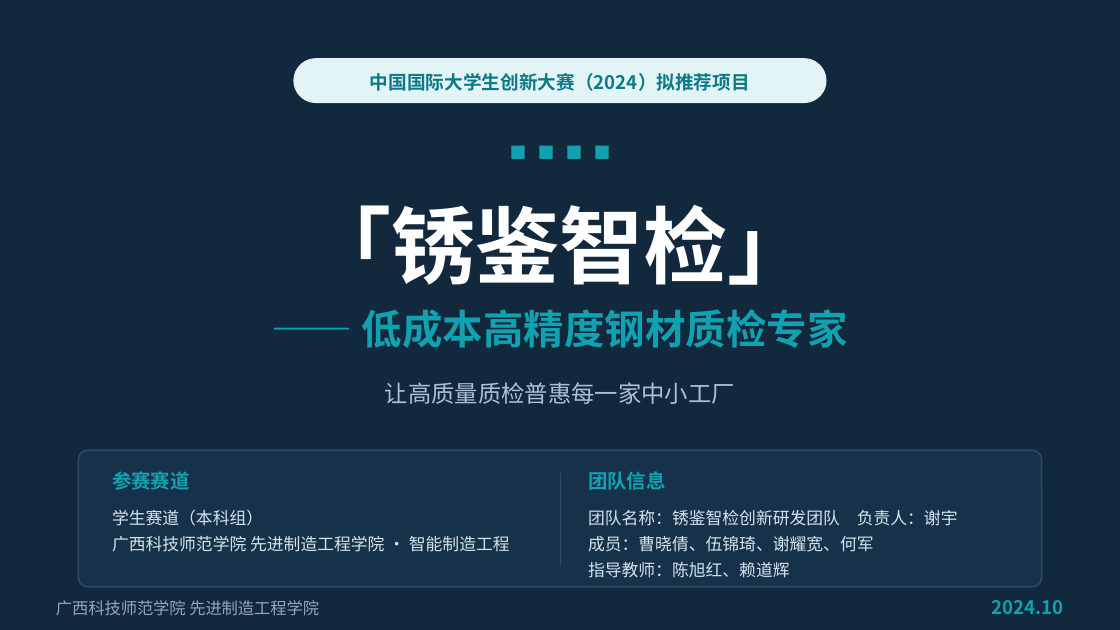
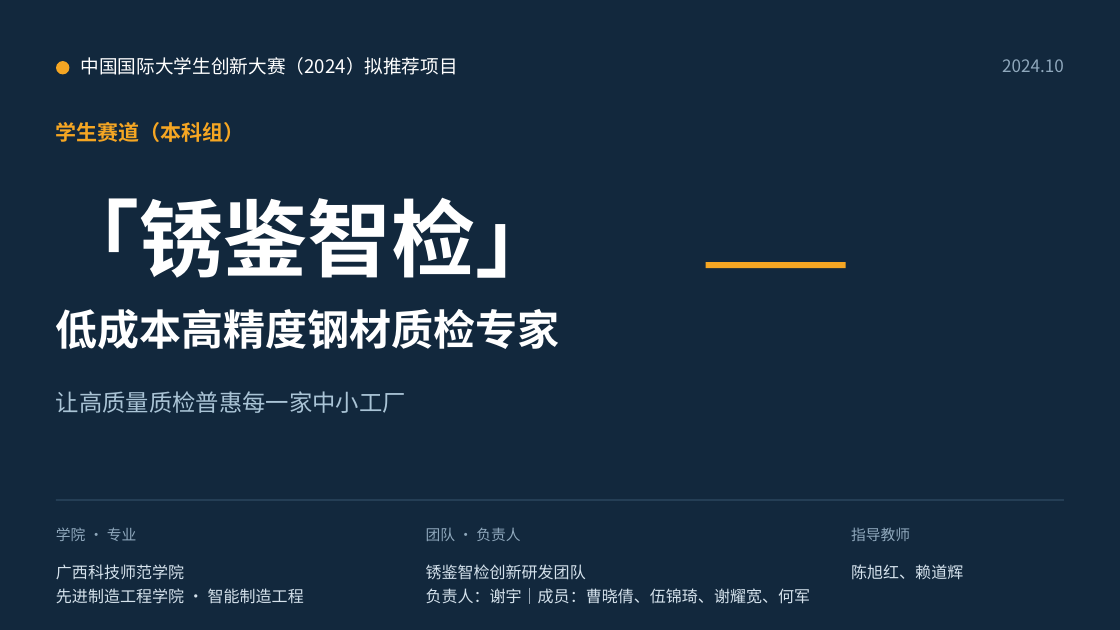
Before and after one commit to hj54579/hejing-skil, a slide deck: slide 1 of deck/锈鉴智检-低成本高精度钢材质检专家.pptx. Drawn at 1120x630 pixels with LibreOffice and Linux fonts; fonts in the diff are those of the drawing. Boxes give left, top, right and bottom in pixels: in the first picture for what was removed or moved away, otherwise in the second. Text is boxed around its words. In the diff, an @@ line names an element or a change of style, - is before the commit and + after.

```diff
--- a/deck/锈鉴智检-低成本高精度钢材质检专家.pptx
+++ b/deck/锈鉴智检-低成本高精度钢材质检专家.pptx
@@ text "中国国际大学生创新大赛（2024）拟推荐项目": place and size @@
-text "中国国际大学生创新大赛（2024）拟推荐项目" at (370, 73, 750, 91)
+text "中国国际大学生创新大赛（2024）拟推荐项目" at (81, 57, 458, 75)
@@ text "中国国际大学生创新大赛（2024）拟推荐项目" at (81, 57, 458, 75): text colour #0B7A86 to #FFFFFF, bold off; alignment centre to left; vertical alignment middle to top @@
@@ rounded rectangle removed at (293, 58, 827, 103) @@
@@ text "2024.10": place and size @@
-text "2024.10" at (992, 600, 1064, 614)
+text "2024.10" at (1002, 59, 1064, 72)
@@ text "2024.10" at (1002, 59, 1064, 72): size 12 to 11 pt, text colour #0FA3B1 to #8FA8BC, bold off @@
@@ ellipse added at (56, 62, 69, 75), fill #F5A623 @@
@@ text added at (56, 122, 244, 142), 13.5 pt, text #F5A623, bold @@
+学生赛道（本科组）
@@ rectangle removed at (512, 146, 525, 159) @@
@@ rectangle removed at (540, 146, 553, 159) @@
@@ rectangle removed at (568, 146, 581, 159) @@
@@ rectangle removed at (596, 146, 609, 159) @@
@@ text "「锈鉴智检」" at (56, 198, 560, 278): alignment centre to left @@
@@ rectangle added at (706, 262, 846, 269), fill #F5A623 @@
@@ text at (56, 309, 560, 349): text changed; size 26 to 27 pt; text colour #0FA3B1 to #FFFFFF @@
-—— 低成本高精度钢材质检专家
+低成本高精度钢材质检专家
@@ text "让高质量质检普惠每一家中小工厂": place and size @@
-text "让高质量质检普惠每一家中小工厂" at (385, 382, 735, 404)
+text "让高质量质检普惠每一家中小工厂" at (56, 391, 406, 413)
@@ text "让高质量质检普惠每一家中小工厂" at (56, 391, 406, 413): alignment centre to left @@
@@ rounded rectangle removed at (78, 450, 1042, 587) @@
@@ text removed at (112, 471, 190, 490) @@
-参赛赛道
@@ rectangle removed at (560, 473, 561, 567) @@
@@ text removed at (588, 471, 666, 490) @@
-团队信息
@@ rectangle added at (56, 500, 1064, 501), fill #2E4A63 @@
@@ text added at (56, 527, 136, 541), 9.5 pt, text #8FA8BC @@
+学院 · 专业
@@ text removed at (112, 510, 510, 552) @@
-学生赛道（本科组）
-广西科技师范学院 先进制造工程学院 · 智能制造工程
@@ text added at (426, 527, 520, 541), 9.5 pt, text #8FA8BC @@
+团队 · 负责人
@@ text added at (851, 527, 910, 541), 9.5 pt, text #8FA8BC @@
+指导教师
@@ text at (56, 564, 304, 604): text changed; size 10.5 to 10.3 pt; text colour #8FA8BC to #D5E2EC @@
-广西科技师范学院 先进制造工程学院
+广西科技师范学院
+先进制造工程学院 · 智能制造工程
@@ text at (426, 564, 811, 604): text changed; size 10.8 to 10.3 pt @@
-团队名称：锈鉴智检创新研发团队 负责人：谢宇
-成员：曹晓倩、伍锦琦、谢耀宽、何军
-指导教师：陈旭红、赖道辉
+锈鉴智检创新研发团队
+负责人：谢宇｜成员：曹晓倩、伍锦琦、谢耀宽、何军
@@ text added at (851, 564, 963, 580), 10.3 pt, text #D5E2EC @@
+陈旭红、赖道辉
```
Also in this commit, not shown: 5 other files.
